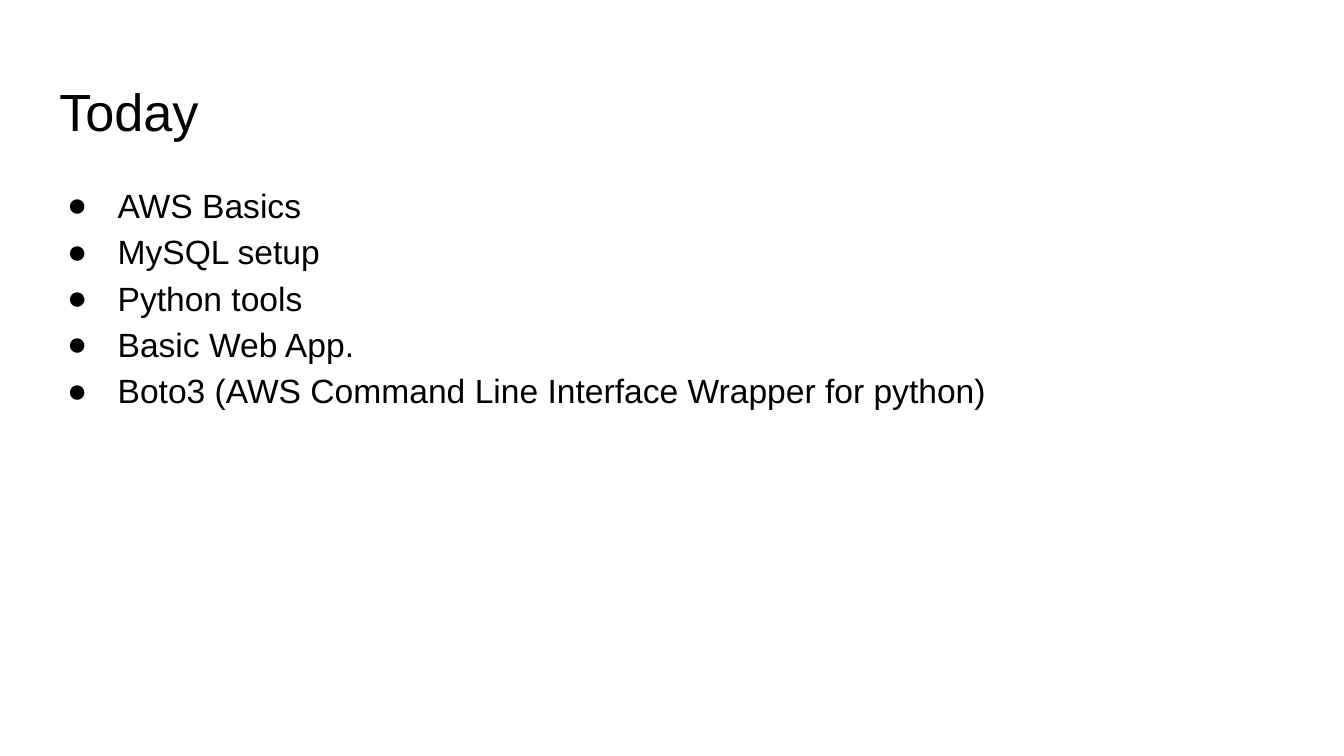
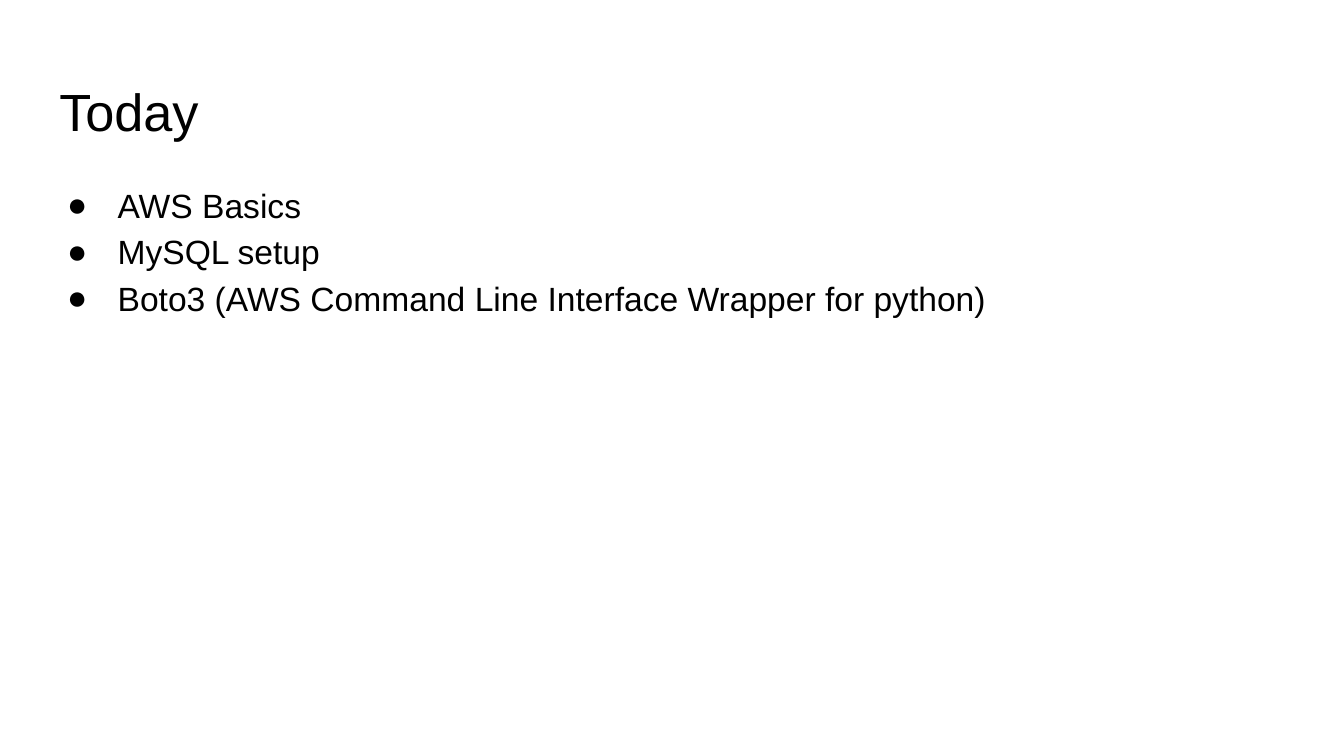
Before and after one commit to v1shva/sutd-big-data-lab-1, a slide deck: slide 2 of MySQL-AWS.pptx. Drawn at 1344x756 pixels with LibreOffice and Linux fonts; fonts in the diff are those of the drawing. Boxes give left, top, right and bottom in pixels: in the first picture for what was removed or moved away, otherwise in the second. Text is boxed around its words. In the diff, an @@ line names an element or a change of style, - is before the commit and + after.

```diff
--- a/MySQL-AWS.pptx
+++ b/MySQL-AWS.pptx
@@ text at [118, 286, 354, 363]: paragraphs removed @@
-● Python tools
-● Basic Web App.
```
Also in this commit, not shown: 2 other slides changed, 11 slides added, 5 other files.
